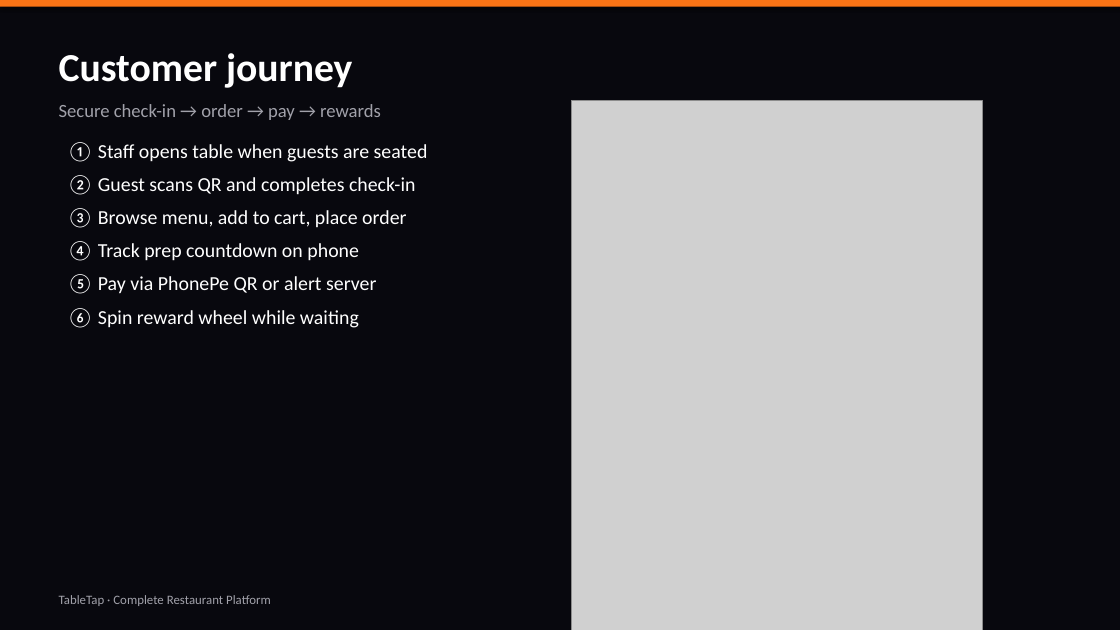
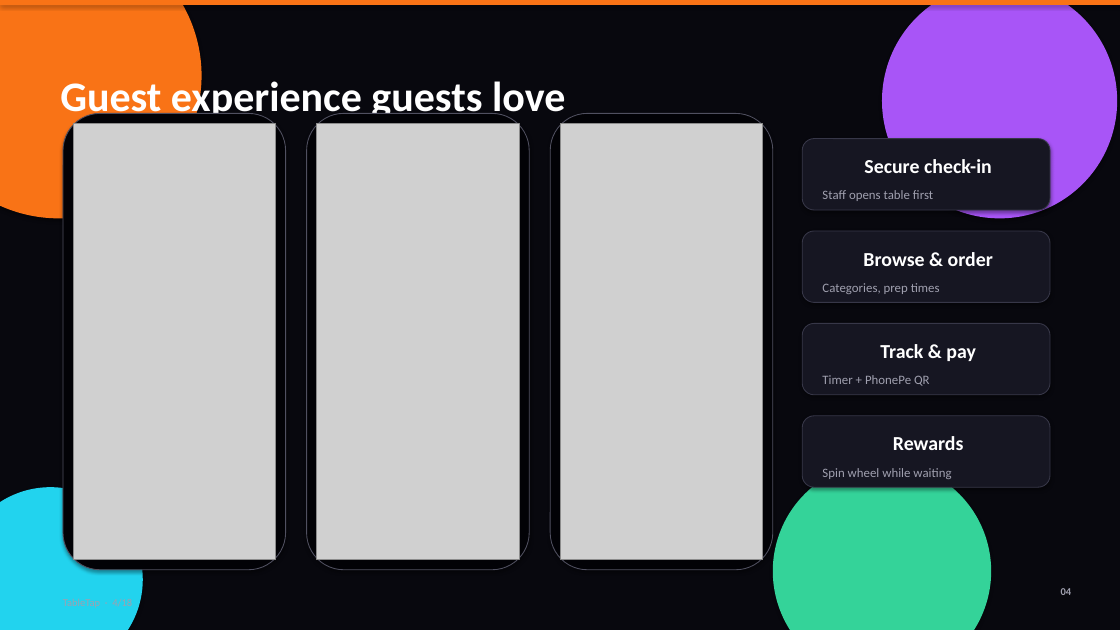
Before and after one commit to chandrasheker/order-on-the-fly, a slide deck: slide 4 of presentation/TableTap-Restaurant-Owner-Detailed-Deck.pptx. Drawn at 1120x630 pixels with LibreOffice and Linux fonts; fonts in the diff are those of the drawing; grey boxes stand for pictures. Boxes give left, top, right and bottom in pixels: in the first picture for what was removed or moved away, otherwise in the second. Text is boxed around its words. In the diff, an @@ line names an element or a change of style, - is before the commit and + after.

```diff
--- a/presentation/TableTap-Restaurant-Owner-Detailed-Deck.pptx
+++ b/presentation/TableTap-Restaurant-Owner-Detailed-Deck.pptx
@@ ellipse added at [0,0,202,218], fill #F97316 @@
@@ ellipse added at [882,0,1117,218], fill #A855F7 @@
@@ text removed at [59,53,381,120] @@
-Customer journey
-Secure check-in → order → pay → rewards
@@ text added at [60,77,565,122], 36 pt, text #FFFFFF, bold @@
+Guest experience guests love
@@ rounded rectangle added at [63,113,286,570], fill #020206, outline #505060 0.75 pt @@
@@ rounded rectangle added at [307,113,529,570], fill #020206, outline #505060 0.75 pt @@
@@ rounded rectangle added at [550,113,773,570], fill #020206, outline #505060 0.75 pt @@
@@ text removed at [67,142,428,328] @@
-① Staff opens table when guests are seated
-② Guest scans QR and completes check-in
-③ Browse menu, add to cart, place order
-④ Track prep countdown on phone
-⑤ Pay via PhonePe QR or alert server
-⑥ Spin reward wheel while waiting
@@ picture added at [73,124,276,560] @@
@@ picture added at [317,124,519,560] @@
@@ picture: place and size @@
-picture at [571,101,983,630]
+picture at [560,124,763,560]
@@ rounded rectangle added at [802,139,1050,210], fill #161622, outline #373748 0.75 pt, 11 pt, text #A0A0AF @@
+Secure check-in
+Staff opens table first
@@ rounded rectangle added at [802,231,1050,302], fill #161622, outline #373748 0.75 pt, 11 pt, text #A0A0AF @@
+Browse & order
+Categories, prep times
@@ rounded rectangle added at [802,323,1050,395], fill #161622, outline #373748 0.75 pt, 11 pt, text #A0A0AF @@
+Track & pay
+Timer + PhonePe QR
@@ rounded rectangle added at [802,416,1050,487], fill #161622, outline #373748 0.75 pt, 11 pt, text #A0A0AF @@
+Rewards
+Spin wheel while waiting
@@ ellipse added at [773,462,991,630], fill #34D399 @@
@@ ellipse added at [0,487,143,630], fill #22D3EE @@
@@ text removed at [59,595,271,606] @@
-TableTap · Complete Restaurant Platform
@@ text added at [63,599,132,608], 9 pt, text #A0A0AF @@
+TableTap · 4/18
@@ text added at [1061,588,1072,595], 9 pt, text #A0A0AF, bold @@
+04
```
Also in this commit, not shown: 4 other slides changed, 13 slides added, 13 slides removed, 11 other files.
